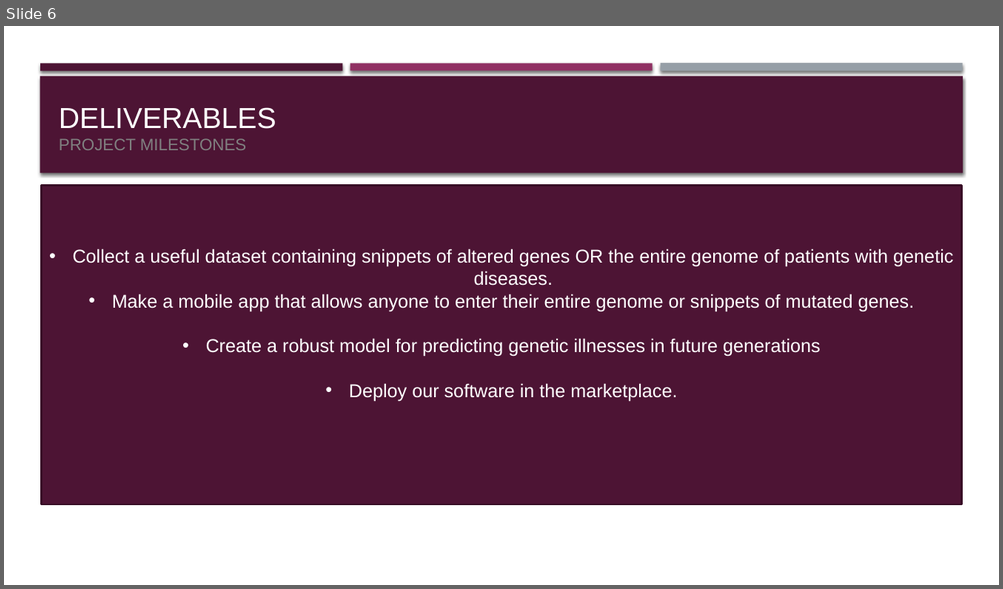
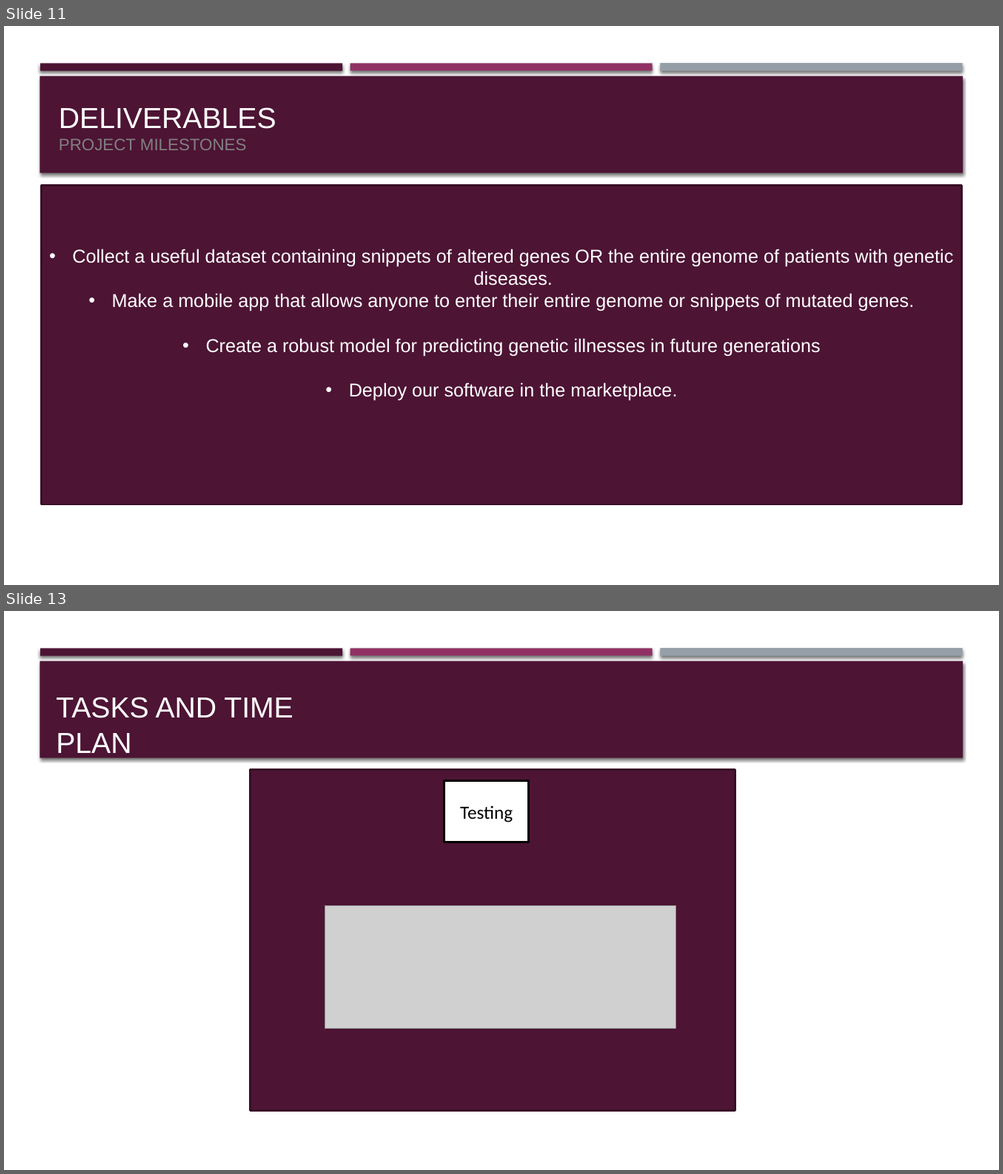
Before and after one commit to YoussifAssem/Genatac, a slide deck: E-Genetics/Proposal/genetics.pptm. Shown one above the other, each under a label of ours: slide 6 before the commit, slides 11 and 13 after it; the slides between them are not shown. The pictures are 1003x589 and 1003x1174 pixels, drawn with LibreOffice and Linux fonts; fonts in the diff are those of the drawing; grey boxes stand for pictures. Boxes give left, top, right and bottom in pixels: in the first picture for what was removed or moved away, otherwise in the second. Text is boxed around its words. In the diff, an @@ line names an element or a change of style, - is before the commit and + after.

```diff
--- a/E-Genetics/Proposal/genetics.pptm
+++ b/E-Genetics/Proposal/genetics.pptm
@@ slide 13 added at [4,611,999,1170], background #FFFFFF; not listed: 4 template elements that a slide beside it also shows @@
@@ text added at [56,697,293,759], 28 pt, text #FFFFFF @@
+TASKS AND TIME PLAN
@@ rectangle added at [250,770,735,1111], fill #4D1434, outline #390F26 2 pt @@
@@ rectangle added at [444,781,529,843], fill #FFFFFF, outline #000000 2 pt, 18 pt, text #000000 @@
+Testing
@@ picture added at [325,906,675,1029] @@
@@ what was slide 6 is now slide 11 @@
```
Also in this commit, not shown: 2 slides changed, 7 other slides added, 2 other files.
